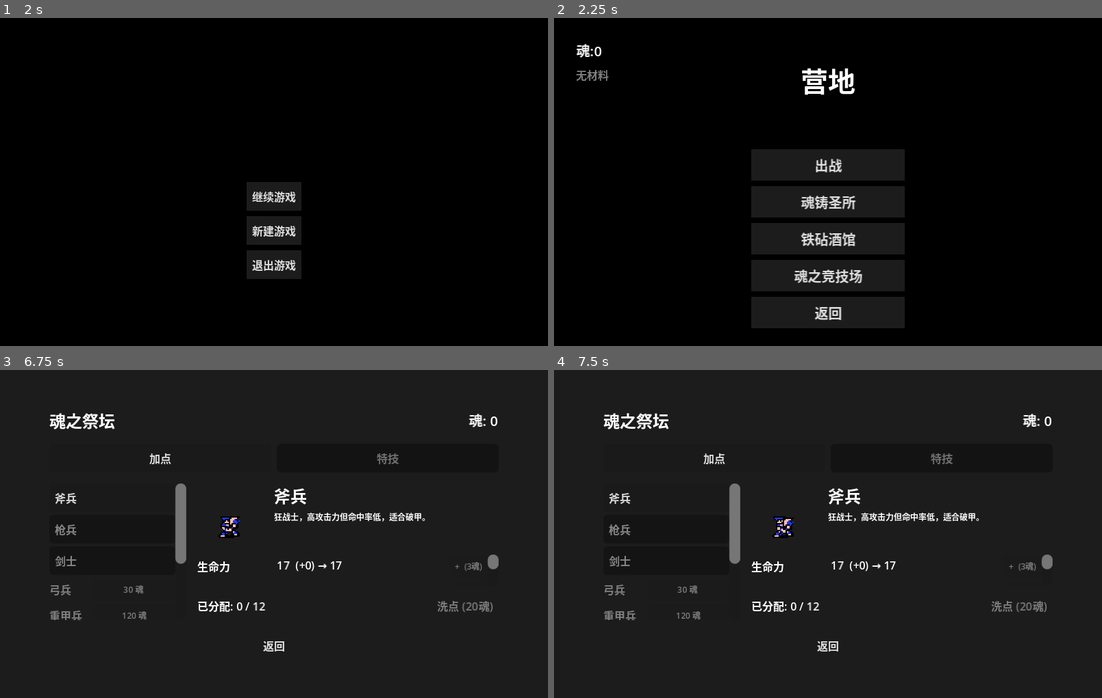
Above: before the commit, frames 1-4 (two rows, left to right).
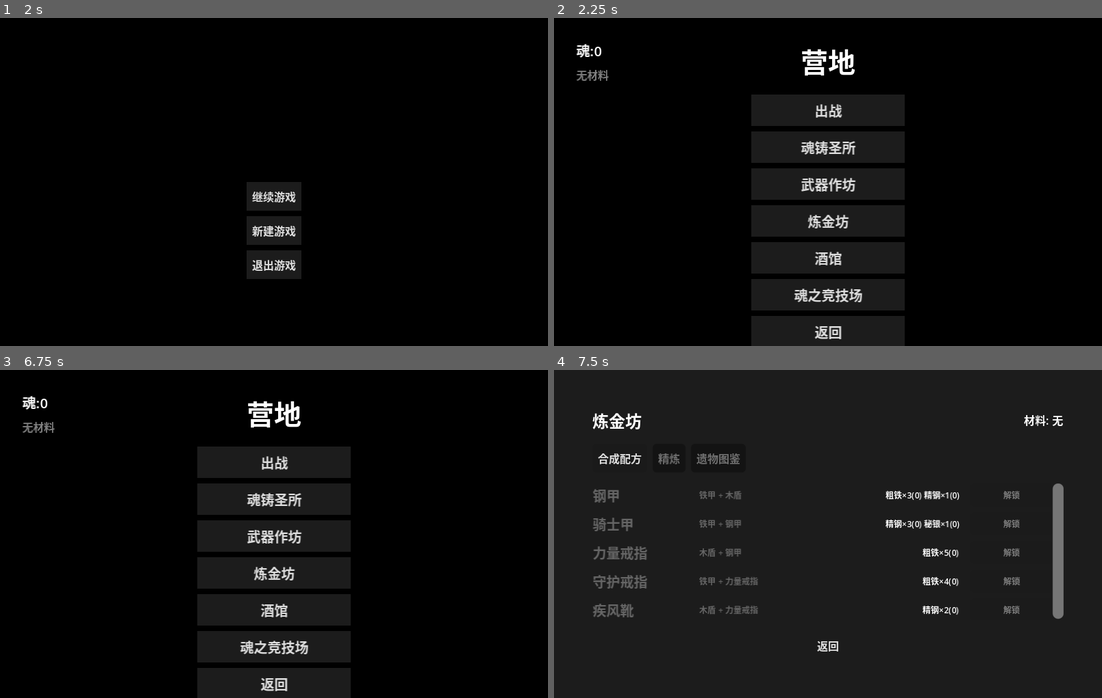
Above: after the commit, the same moments.

Repository: ZhuXilin/Dev_Project_260730
Game: Godot game, scene res://content/scenes/ui/MainMenu.tscn
The game is run twice, just before and just after one commit, with the same random seed, the same clock (stepped at 60 frames per second) and the same inputs. Sound files missing from this copy of the repository are replaced by a short silence.
Inputs (mouse positions are in pixels of both pictures, inside the frame that each line leads up to):
- Up to frame 1 (2 s): click "继续游戏" at 0.5 s; click "返回" at 1.25 s
- Up to frame 2 (2.25 s): click "新建游戏" at 2 s
- Up to frame 3 (6.75 s): click "出战" at 2.75 s; click "返回" at 3.5 s; click "魂铸圣所" at 4.25 s; click (274, 589) at 5 s, where only the run before the commit has a clickable "铁砧酒馆"; click (274, 537) at 5.75 s, where only the run after the commit has a clickable "武器作坊"; click "魂之竞技场" at 6.5 s
- Up to frame 4 (7.5 s): click (828, 573) at 7.25 s, where only the run after the commit has a clickable "炼金坊"

Frame 1 is identical in both runs. In frame 2, 12% of the frame differs, in the area x 4-64%, y 9-100%; in frame 3, 77%, in the area x 0-100%, y 0-100%; in frame 4, 6.4%.

Commit message:
Rework camp

Diff:
--- a/content/scenes/ui/AnvilTavern.tscn
+++ b/content/scenes/ui/AnvilTavern.tscn
@@ -55,6 +55,7 @@
 text = "材料: -"
 
 [node name="TabBar" type="HBoxContainer" parent="Panel/VBox" unique_id=1385775364]
+visible = false
 layout_mode = 2
 theme_override_constants/separation = 4
 
--- a/content/scenes/ui/Camp.tscn
+++ b/content/scenes/ui/Camp.tscn
@@ -17,8 +17,8 @@
 [node name="Title" type="Label" parent="." unique_id=936389542]
 anchors_preset = 10
 anchor_right = 1.0
-offset_top = 30.0
-offset_bottom = 60.0
+offset_top = 16.0
+offset_bottom = 46.0
 grow_horizontal = 2
 theme_override_font_sizes/font_size = 20
 text = "营地"
@@ -48,9 +48,9 @@
 
 [node name="ButtonPanel" type="VBoxContainer" parent="." unique_id=1424369280]
 offset_left = 144.0
-offset_top = 96.0
+offset_top = 56.0
 offset_right = 256.0
-offset_bottom = 224.0
+offset_bottom = 240.0
 
 [node name="DeployButton" type="Button" parent="ButtonPanel" unique_id=1584325358]
 layout_mode = 2
@@ -60,7 +60,7 @@
 theme_override_styles/hover = ExtResource("2")
 theme_override_styles/disabled = ExtResource("2")
 theme_override_styles/focus = ExtResource("2")
-text = "FUGHT"
+text = "出战"
 
 [node name="UnitButton" type="Button" parent="ButtonPanel" unique_id=982030472]
 layout_mode = 2
@@ -70,9 +70,9 @@
 theme_override_styles/hover = ExtResource("2")
 theme_override_styles/disabled = ExtResource("2")
 theme_override_styles/focus = ExtResource("2")
-text = "SOUL"
+text = "魂铸圣所"
 
-[node name="ItemButton" type="Button" parent="ButtonPanel" unique_id=243680761]
+[node name="WeaponWorkshopButton" type="Button" parent="ButtonPanel" unique_id=243680761]
 layout_mode = 2
 theme_override_font_sizes/font_size = 10
 theme_override_styles/normal = ExtResource("2")
@@ -80,9 +80,9 @@
 theme_override_styles/hover = ExtResource("2")
 theme_override_styles/disabled = ExtResource("2")
 theme_override_styles/focus = ExtResource("2")
-text = "ITEM"
+text = "武器作坊"
 
-[node name="ArenaButton" type="Button" parent="ButtonPanel" unique_id=2041650921]
+[node name="AlchemyButton" type="Button" parent="ButtonPanel" unique_id=2041650921]
 layout_mode = 2
 theme_override_font_sizes/font_size = 10
 theme_override_styles/normal = ExtResource("2")
@@ -90,9 +90,9 @@
 theme_override_styles/hover = ExtResource("2")
 theme_override_styles/disabled = ExtResource("2")
 theme_override_styles/focus = ExtResource("2")
-text = "ARENA"
+text = "炼金坊"
 
-[node name="BackButton" type="Button" parent="ButtonPanel" unique_id=1775057047]
+[node name="TavernButton" type="Button" parent="ButtonPanel" unique_id=1775057047]
 layout_mode = 2
 theme_override_font_sizes/font_size = 10
 theme_override_styles/normal = ExtResource("2")
@@ -100,10 +100,32 @@
 theme_override_styles/hover = ExtResource("2")
 theme_override_styles/disabled = ExtResource("2")
 theme_override_styles/focus = ExtResource("2")
-text = "BACK"
+text = "酒馆"
+
+[node name="ArenaButton" type="Button" parent="ButtonPanel" unique_id=2041650922]
+layout_mode = 2
+theme_override_font_sizes/font_size = 10
+theme_override_styles/normal = ExtResource("2")
+theme_override_styles/pressed = ExtResource("2")
+theme_override_styles/hover = ExtResource("2")
+theme_override_styles/disabled = ExtResource("2")
+theme_override_styles/focus = ExtResource("2")
+text = "魂之竞技场"
+
+[node name="BackButton" type="Button" parent="ButtonPanel" unique_id=1775057048]
+layout_mode = 2
+theme_override_font_sizes/font_size = 10
+theme_override_styles/normal = ExtResource("2")
+theme_override_styles/pressed = ExtResource("2")
+theme_override_styles/hover = ExtResource("2")
+theme_override_styles/disabled = ExtResource("2")
+theme_override_styles/focus = ExtResource("2")
+text = "返回"
 
 [connection signal="pressed" from="ButtonPanel/DeployButton" to="." method="_on_deploy_pressed"]
 [connection signal="pressed" from="ButtonPanel/UnitButton" to="." method="_on_unit_pressed"]
-[connection signal="pressed" from="ButtonPanel/ItemButton" to="." method="_on_item_pressed"]
+[connection signal="pressed" from="ButtonPanel/WeaponWorkshopButton" to="." method="_on_weapon_workshop_pressed"]
+[connection signal="pressed" from="ButtonPanel/AlchemyButton" to="." method="_on_alchemy_pressed"]
+[connection signal="pressed" from="ButtonPanel/TavernButton" to="." method="_on_tavern_pressed"]
 [connection signal="pressed" from="ButtonPanel/ArenaButton" to="." method="_on_arena_pressed"]
 [connection signal="pressed" from="ButtonPanel/BackButton" to="." method="_on_back_pressed"]
--- a/function/script/AnvilTavern.gd
+++ b/function/script/AnvilTavern.gd
@@ -1,24 +1,36 @@
+class_name AnvilTavern
 extends CanvasLayer
 
 signal closed
 
 enum Tab { ARSENAL, ALCHEMY, TAVERN }
+
+# ★ 入口参数（普通 var，不走 @export）
+var _entry_tab : int = 0
+
+# ★ 由 Camp 在 add_child 前调用
+func setup(tab: int) -> void:
+	_entry_tab = tab
+
+enum ArsenalSub { WEAPON, ARMOR }
+var _arsenal_sub : ArsenalSub = ArsenalSub.WEAPON
+
+enum AlchemySub { RECIPE, REFINE, RELIC }
+var _alchemy_sub : AlchemySub = AlchemySub.RECIPE
+
 var current_tab : Tab = Tab.ARSENAL
-
-enum ArsenalSub { WEAPON, ARMOR, RECIPE }
-var _arsenal_sub : ArsenalSub = ArsenalSub.WEAPON
-
-enum AlchemySub { REFINE, RELIC }
-var _alchemy_sub : AlchemySub = AlchemySub.REFINE
 
 var _current_npc : Dictionary = {}
 var _story_npc_list : VBoxContainer = null
 var _story_topic_list : VBoxContainer = null
 
-# ★ 次级标签栏（固定，不随滑块滚动）
+# 次级标签栏（固定，不随滑块滚动）
 var _sub_tab_bar : HBoxContainer = null
 
+# ★ 场景节点引用
+@onready var title_label : Label = $Panel/VBox/TitleBar/TitleLabel
 @onready var materials_label : Label = $Panel/VBox/TitleBar/MaterialsLabel
+@onready var top_tab_bar : HBoxContainer = $Panel/VBox/TabBar
 @onready var recipe_tab_btn : Button = $Panel/VBox/TabBar/RecipeTabBtn
 @onready var codex_tab_btn : Button = $Panel/VBox/TabBar/CodexTabBtn
 @onready var story_tab_btn : Button = $Panel/VBox/TabBar/StoryTabBtn
@@ -26,16 +38,25 @@
 
 
 func _ready():
-	recipe_tab_btn.text = "武备库"
-	codex_tab_btn.text = "炼金坊"
-	story_tab_btn.text = "酒馆"
+	print("[AnvilTavern] _ready, _entry_tab =", _entry_tab)
+
+	if top_tab_bar:
+		top_tab_bar.visible = false
 
 	_ensure_sub_tab_bar()
-
 	MusicManager.play_anvil_tavern_music()
 
+	var entry_tab : Tab = _entry_tab as Tab
+	match entry_tab:
+		Tab.ARSENAL:
+			if title_label: title_label.text = "武器作坊"
+		Tab.ALCHEMY:
+			if title_label: title_label.text = "炼金坊"
+		Tab.TAVERN:
+			if title_label: title_label.text = "酒馆"
+
 	_refresh_materials()
-	_switch_tab(Tab.ARSENAL)
+	_switch_tab(entry_tab)
 
 
 # ============================================================
@@ -49,9 +70,7 @@
 	_sub_tab_bar.add_theme_constant_override("separation", 4)
 	var vbox : VBoxContainer = $Panel/VBox
 	vbox.add_child(_sub_tab_bar)
-	# 插到 TabBar 和 ContentScroll 之间
-	var tab_bar : Node = $Panel/VBox/TabBar
-	vbox.move_child(_sub_tab_bar, tab_bar.get_index() + 1)
+	vbox.move_child(_sub_tab_bar, top_tab_bar.get_index() + 1)
 
 
 func _clear_sub_tab_bar():
@@ -63,7 +82,7 @@
 
 
 # ============================================================
-#  顶部标签切换
+#  Tab 切换
 # ============================================================
 func _on_recipe_tab_pressed(): _switch_tab(Tab.ARSENAL)
 func _on_codex_tab_pressed():  _switch_tab(Tab.ALCHEMY)
@@ -92,6 +111,7 @@
 
 
 func _update_tab_style():
+	if not recipe_tab_btn: return
 	recipe_tab_btn.modulate = Color.WHITE if current_tab == Tab.ARSENAL else Color(0.5, 0.5, 0.5, 1)
 	codex_tab_btn.modulate  = Color.WHITE if current_tab == Tab.ALCHEMY else Color(0.5, 0.5, 0.5, 1)
 	story_tab_btn.modulate  = Color.WHITE if current_tab == Tab.TAVERN  else Color(0.5, 0.5, 0.5, 1)
@@ -114,10 +134,9 @@
 
 
 # ============================================================
-#  Tab 1 · 武备库（武器 / 防具 / 合成配方）
+#  Tab 1 · 武器作坊（武器 / 防具）
 # ============================================================
 func _build_arsenal_tab():
-	# ★ 次级标签固定到 _sub_tab_bar
 	var weapon_btn = Button.new()
 	weapon_btn.text = "武器"
 	weapon_btn.add_theme_font_size_override("font_size", UIConst.FONT_SIZE_NORMAL)
@@ -132,17 +151,9 @@
 	armor_btn.modulate = Color.WHITE if _arsenal_sub == ArsenalSub.ARMOR else Color(0.5, 0.5, 0.5, 1)
 	_sub_tab_bar.add_child(armor_btn)
 
-	var recipe_btn = Button.new()
-	recipe_btn.text = "合成配方"
-	recipe_btn.add_theme_font_size_override("font_size", UIConst.FONT_SIZE_NORMAL)
-	recipe_btn.pressed.connect(_on_arsenal_sub.bind(ArsenalSub.RECIPE))
-	recipe_btn.modulate = Color.WHITE if _arsenal_sub == ArsenalSub.RECIPE else Color(0.5, 0.5, 0.5, 1)
-	_sub_tab_bar.add_child(recipe_btn)
-
 	match _arsenal_sub:
 		ArsenalSub.WEAPON: _build_arsenal_list("weapon")
 		ArsenalSub.ARMOR:  _build_arsenal_list("armor")
-		ArsenalSub.RECIPE: _build_recipe_list()
 
 
 func _on_arsenal_sub(sub: ArsenalSub):
@@ -158,7 +169,7 @@
 		var data : ItemData = ItemManager.get_item_data(item_id)
 		if not data or data.type != item_type:
 			continue
-		# ★ 防具 tab 跳过配方产物
+		# 防具 tab 跳过配方产物
 		if item_type == "armor" and RecipeManager.get_recipe(item_id) != null:
 			continue
 		var is_unlocked : bool = _is_item_unlocked(item_id, item_type)
@@ -183,7 +194,6 @@
 
 	var data : ItemData = ItemManager.get_item_data(item_id)
 
-	# ---- 名称 ----
 	var name_label = Label.new()
 	name_label.add_theme_font_size_override("font_size", UIConst.FONT_SIZE_LARGE)
 	name_label.custom_minimum_size = Vector2(90, 0)
@@ -196,7 +206,6 @@
 		name_label.modulate = Color(0.4, 0.4, 0.4, 1)
 	row.add_child(name_label)
 
-	# ---- 品质 ----
 	var quality_label = Label.new()
 	quality_label.add_theme_font_size_override("font_size", UIConst.FONT_SIZE_SMALL)
 	quality_label.custom_minimum_size = Vector2(50, 0)
@@ -205,7 +214,6 @@
 		quality_label.modulate = Color(0.4, 0.4, 0.4, 1)
 	row.add_child(quality_label)
 
-	# ---- 解锁条件 ----
 	var cost_label = Label.new()
 	cost_label.add_theme_font_size_override("font_size", UIConst.FONT_SIZE_SMALL)
 	cost_label.size_flags_horizontal = Control.SIZE_EXPAND_FILL
@@ -218,7 +226,6 @@
 		cost_label.text = " ".join(parts)
 	row.add_child(cost_label)
 
-	# ---- 按钮 ----
 	var btn = Button.new()
 	btn.add_theme_font_size_override("font_size", UIConst.FONT_SIZE_SMALL)
 	btn.custom_minimum_size = Vector2(60, 0)
@@ -277,8 +284,42 @@
 
 
 # ============================================================
-#  武备库 · 合成配方
-# ============================================================
+#  Tab 2 · 炼金坊（合成配方 / 精炼 / 遗物图鉴）
+# ============================================================
+func _build_alchemy_tab():
+	var recipe_btn = Button.new()
+	recipe_btn.text = "合成配方"
+	recipe_btn.add_theme_font_size_override("font_size", UIConst.FONT_SIZE_NORMAL)
+	recipe_btn.pressed.connect(_on_alchemy_sub.bind(AlchemySub.RECIPE))
+	recipe_btn.modulate = Color.WHITE if _alchemy_sub == AlchemySub.RECIPE else Color(0.5, 0.5, 0.5, 1)
+	_sub_tab_bar.add_child(recipe_btn)
+
+	var refine_btn = Button.new()
+	refine_btn.text = "精炼"
+	refine_btn.add_theme_font_size_override("font_size", UIConst.FONT_SIZE_NORMAL)
+	refine_btn.pressed.connect(_on_alchemy_sub.bind(AlchemySub.REFINE))
+	refine_btn.modulate = Color.WHITE if _alchemy_sub == AlchemySub.REFINE else Color(0.5, 0.5, 0.5, 1)
+	_sub_tab_bar.add_child(refine_btn)
+
+	var relic_btn = Button.new()
+	relic_btn.text = "遗物图鉴"
+	relic_btn.add_theme_font_size_override("font_size", UIConst.FONT_SIZE_NORMAL)
+	relic_btn.pressed.connect(_on_alchemy_sub.bind(AlchemySub.RELIC))
+	relic_btn.modulate = Color.WHITE if _alchemy_sub == AlchemySub.RELIC else Color(0.5, 0.5, 0.5, 1)
+	_sub_tab_bar.add_child(relic_btn)
+
+	match _alchemy_sub:
+		AlchemySub.RECIPE: _build_recipe_list()
+		AlchemySub.REFINE: _build_refine_list()
+		AlchemySub.RELIC:  _build_relic_list()
+
+
+func _on_alchemy_sub(sub: AlchemySub):
+	_alchemy_sub = sub
+	_switch_tab(Tab.ALCHEMY)
+
+
+# ---- 合成配方 ----
 func _build_recipe_list():
 	var all_recipes : Array = RecipeManager.get_all_recipes()
 	if all_recipes.is_empty():
@@ -378,39 +419,10 @@
 
 	SaveManager.auto_save()
 	_refresh_materials()
-	_switch_tab(Tab.ARSENAL)
-
-
-# ============================================================
-#  Tab 2 · 炼金坊（精炼 / 遗物图鉴）
-# ============================================================
-func _build_alchemy_tab():
-	# ★ 次级标签固定到 _sub_tab_bar
-	var refine_btn = Button.new()
-	refine_btn.text = "精炼"
-	refine_btn.add_theme_font_size_override("font_size", UIConst.FONT_SIZE_NORMAL)
-	refine_btn.pressed.connect(_on_alchemy_sub.bind(AlchemySub.REFINE))
-	refine_btn.modulate = Color.WHITE if _alchemy_sub == AlchemySub.REFINE else Color(0.5, 0.5, 0.5, 1)
-	_sub_tab_bar.add_child(refine_btn)
-
-	var relic_btn = Button.new()
-	relic_btn.text = "遗物图鉴"
-	relic_btn.add_theme_font_size_override("font_size", UIConst.FONT_SIZE_NORMAL)
-	relic_btn.pressed.connect(_on_alchemy_sub.bind(AlchemySub.RELIC))
-	relic_btn.modulate = Color.WHITE if _alchemy_sub == AlchemySub.RELIC else Color(0.5, 0.5, 0.5, 1)
-	_sub_tab_bar.add_child(relic_btn)
-
-	if _alchemy_sub == AlchemySub.REFINE:
-		_build_refine_list()
-	else:
-		_build_relic_list()
-
-
-func _on_alchemy_sub(sub: AlchemySub):
-	_alchemy_sub = sub
 	_switch_tab(Tab.ALCHEMY)
 
 
+# ---- 精炼 ----
 func _build_refine_list():
 	var all_ids : Array = RefineManager.get_all_ids()
 	var unlocked_list : Array = []
@@ -498,6 +510,7 @@
 		_switch_tab(Tab.ALCHEMY)
 
 
+# ---- 遗物图鉴 ----
 func _build_relic_list():
 	var all_ids : Array = RelicManager.get_all_relic_ids()
 	if all_ids.is_empty():
@@ -651,7 +664,7 @@
 
 
 # ============================================================
-#  Debug：按 7 加材料（每种 +10）
+#  Debug：按 7 加材料
 # ============================================================
 const DEBUG_MAT_AMOUNT : int = 10
 const DEBUG_MATERIALS : Array = ["粗铁", "精钢", "秘银", "龙鳞"]
--- a/function/script/Camp.gd
+++ b/function/script/Camp.gd
@@ -9,7 +9,9 @@
 # ---- 按钮引用 ----
 @onready var deploy_btn : Button = $ButtonPanel/DeployButton
 @onready var unit_btn : Button = $ButtonPanel/UnitButton
-@onready var item_btn : Button = $ButtonPanel/ItemButton
+@onready var weapon_workshop_btn : Button = $ButtonPanel/WeaponWorkshopButton
+@onready var alchemy_btn : Button = $ButtonPanel/AlchemyButton
+@onready var tavern_btn : Button = $ButtonPanel/TavernButton
 @onready var arena_btn : Button = $ButtonPanel/ArenaButton
 @onready var back_btn : Button = $ButtonPanel/BackButton
 
@@ -21,21 +23,16 @@
 	Input.mouse_mode = Input.MOUSE_MODE_VISIBLE
 	Globals.is_transitioning = false
 
-	# ---- 按钮文本（全部在代码里设置，不在 .tscn 里硬编码） ----
-	if deploy_btn:
-		deploy_btn.text = "出战"
-	if unit_btn:
-		unit_btn.text = "魂铸圣所"
-	if item_btn:
-		item_btn.text = "铁砧酒馆"
-	if arena_btn:
-		arena_btn.text = "魂之竞技场"
-	if back_btn:
-		back_btn.text = "返回"
-
-	# ---- 信号连接（不依赖 .tscn 的 [connection]） ----
+	# ---- 按钮文本（全部在代码里设置） ----
+	if deploy_btn: deploy_btn.text = "出战"
+	if unit_btn: unit_btn.text = "魂铸圣所"
+	if weapon_workshop_btn: weapon_workshop_btn.text = "武器作坊"
+	if alchemy_btn: alchemy_btn.text = "炼金坊"
+	if tavern_btn: tavern_btn.text = "酒馆"
+	if arena_btn: arena_btn.text = "魂之竞技场"
+	if back_btn: back_btn.text = "返回"
+
 	_connect_buttons()
-
 	update_display()
 	_play_camp_music()
 
@@ -50,24 +47,26 @@
 			print("调试：+50 魂，当前 ", GameState.soul)
 			get_viewport().set_input_as_handled()
 
+
 # ============================================================
 #  信号连接
 # ============================================================
 func _connect_buttons():
-	# 先断开已有连接，防止重复
-	for btn in [deploy_btn, unit_btn, item_btn, arena_btn, back_btn]:
-		if not btn:
-			continue
+	for btn in [deploy_btn, unit_btn, weapon_workshop_btn, alchemy_btn, tavern_btn, arena_btn, back_btn]:
+		if not btn: continue
 		for conn in btn.pressed.get_connections():
 			btn.pressed.disconnect(conn.callable)
 
-	# 重新连接
 	if deploy_btn:
 		deploy_btn.pressed.connect(_on_deploy_pressed)
 	if unit_btn:
 		unit_btn.pressed.connect(_on_unit_pressed)
-	if item_btn:
-		item_btn.pressed.connect(_on_item_pressed)
+	if weapon_workshop_btn:
+		weapon_workshop_btn.pressed.connect(_on_weapon_workshop_pressed)
+	if alchemy_btn:
+		alchemy_btn.pressed.connect(_on_alchemy_pressed)
+	if tavern_btn:
+		tavern_btn.pressed.connect(_on_tavern_pressed)
 	if arena_btn:
 		arena_btn.pressed.connect(_on_arena_pressed)
 	if back_btn:
@@ -94,11 +93,11 @@
 	for child in materials_container.get_children():
 		child.queue_free()
 
-	var materials = GameState.get_all_materials()
-	var has_material = false
+	var materials : Dictionary = GameState.get_all_materials()
+	var has_material : bool = false
 
 	for material_name in materials:
-		var count = materials[material_name]
+		var count : int = materials[material_name]
 		if count > 0:
 			has_material = true
 			var label = Label.new()
@@ -151,7 +150,7 @@
 	get_tree().change_scene_to_file("res://content/scenes/ui/UnitSelectUI.tscn")
 
 
-# ---- 魂铸圣所入口 ----
+# ---- 魂铸圣所 ----
 func _on_unit_pressed():
 	var existing = get_node_or_null("SoulAltar")
 	if existing:
@@ -168,8 +167,22 @@
 		MusicManager.play_music(MusicManager.config.camp_music)
 	update_display()
 
-# ---- 铁砧酒馆入口 ----
-func _on_item_pressed():
+
+# ---- 武器作坊 ----
+func _on_weapon_workshop_pressed():
+	_open_anvil_tavern(0)   # ARSENAL
+
+# ---- 炼金坊 ----
+func _on_alchemy_pressed():
+	_open_anvil_tavern(1)   # ALCHEMY
+
+# ---- 酒馆 ----
+func _on_tavern_pressed():
+	_open_anvil_tavern(2)   # TAVERN
+
+
+# ---- 通用：打开 AnvilTavern 到指定 tab ----
+func _open_anvil_tavern(tab: int):
 	var existing = get_node_or_null("AnvilTavern")
 	if existing:
 		return
@@ -179,6 +192,7 @@
 		return
 	var tavern = scene.instantiate()
 	tavern.name = "AnvilTavern"
+	tavern.setup(tab)   # ★ 用 setup()，不用属性赋值
 	add_child(tavern)
 	await tavern.closed
 	if MusicManager.config and MusicManager.config.camp_music:
@@ -186,7 +200,7 @@
 	update_display()
 
 
-# ---- 斗技场入口 ----
+# ---- 魂之竞技场 ----
 func _on_arena_pressed():
 	var existing = get_node_or_null("Arena")
 	if existing:
@@ -205,6 +219,7 @@
 		MusicManager.play_music(MusicManager.config.camp_music)
 
 	update_display()
+
 
 # ---- 返回主菜单 ----
 func _on_back_pressed():
